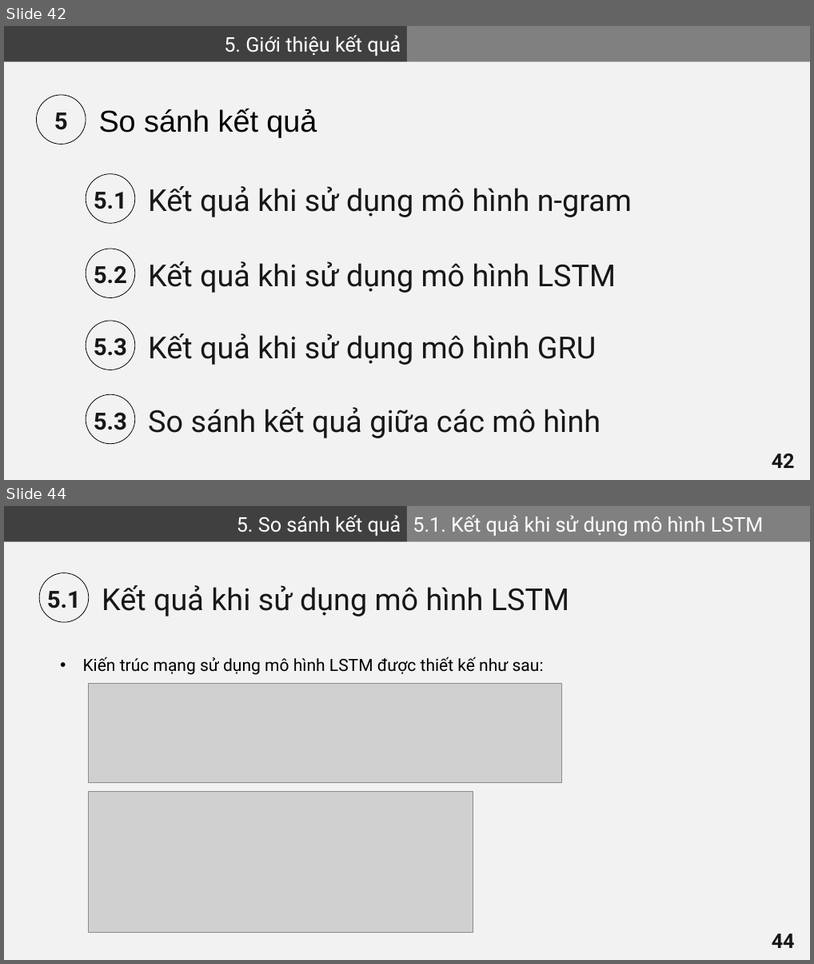
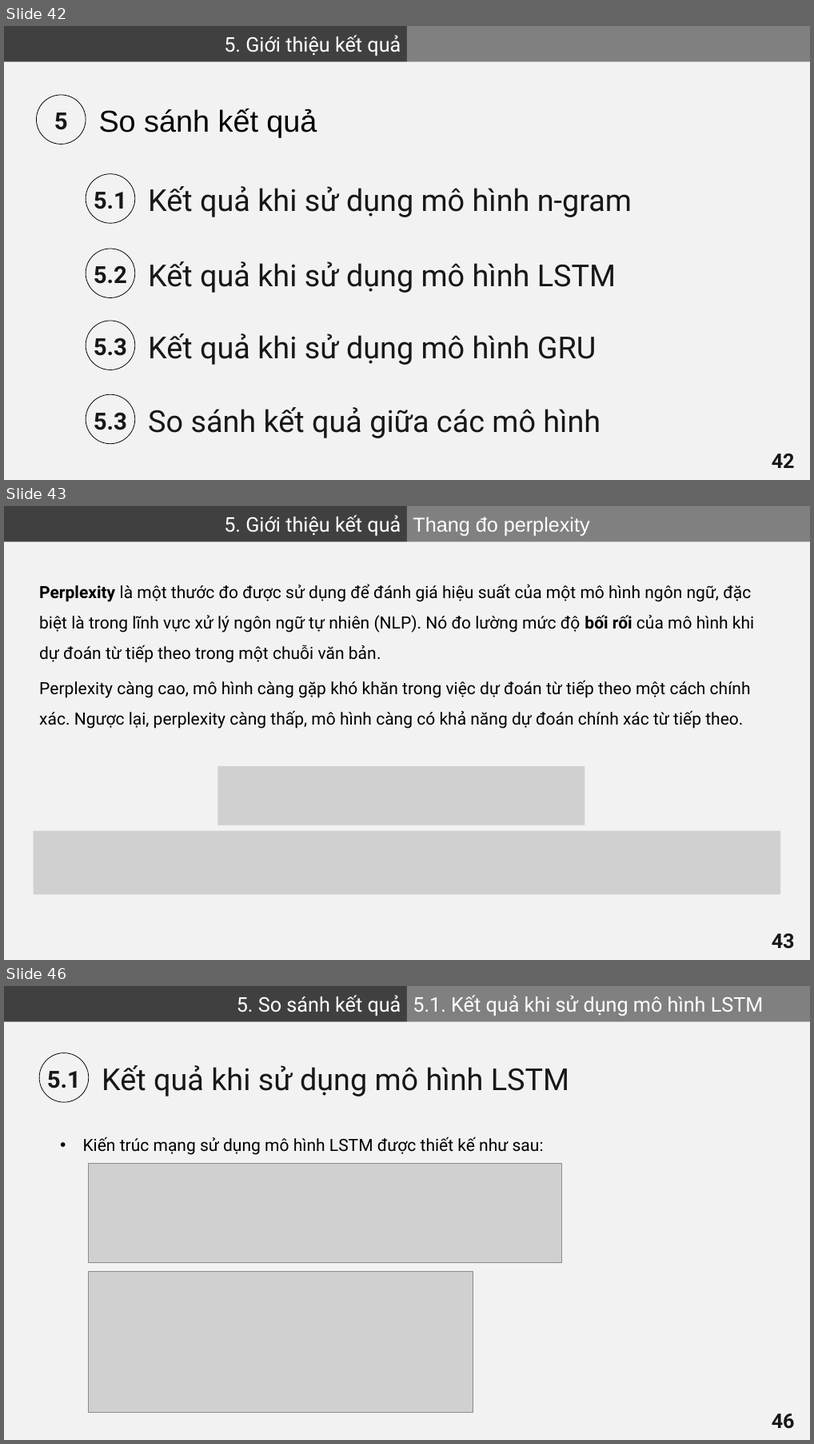
Before and after one commit to VHSkillPro/next-word-prediction, a slide deck: report.pptx. Shown one above the other, each under a label of ours: slides 42 and 44 before the commit, slides 42, 43 and 46 after it; the slides between them are not shown. The pictures are 814x964 and 814x1444 pixels, drawn with LibreOffice and Linux fonts; fonts in the diff are those of the drawing; grey boxes stand for pictures. Boxes give left, top, right and bottom in pixels: in the first picture for what was removed or moved away, otherwise in the second. Text is boxed around its words. In the diff, an @@ line names an element or a change of style, - is before the commit and + after.

```diff
--- a/report.pptx
+++ b/report.pptx
@@ slide 43 added at box(4, 506, 810, 960), background #F2F2F2 @@
@@ rectangle added at box(4, 506, 407, 542), fill #404040, 24 pt, text #FFFFFF @@
+5. Giới thiệu kết quả
@@ rectangle added at box(407, 506, 810, 542), fill #808080, 24 pt, text #FFFFFF @@
+Thang đo perplexity
@@ text added at box(39, 584, 754, 663), 20 pt, text #000000 @@
+Perplexity là một thước đo được sử dụng để đánh giá hiệu suất của một mô hình ngôn ngữ, đặc biệt là trong lĩnh vực xử lý ngôn ngữ tự nhiên (NLP). Nó đo lường mức độ bối rối của mô hình khi dự đoán từ tiếp theo trong một chuỗi văn bản.
@@ text added at box(39, 680, 751, 728), 20 pt, text #000000 @@
+Perplexity càng cao, mô hình càng gặp khó khăn trong việc dự đoán từ tiếp theo một cách chính xác. Ngược lại, perplexity càng thấp, mô hình càng có khả năng dự đoán chính xác từ tiếp theo.
@@ picture added at box(218, 766, 586, 825) @@
@@ picture added at box(34, 830, 782, 894) @@
@@ page number added at box(772, 933, 795, 948), 24 pt, text #181717, bold @@
+43
@@ what was slide 44 is now slide 46 @@
@@ page number at box(772, 1413, 795, 1428): text changed @@
-44
+46
```
Also in this commit, not shown: 2 slides changed, 2 other slides added.
